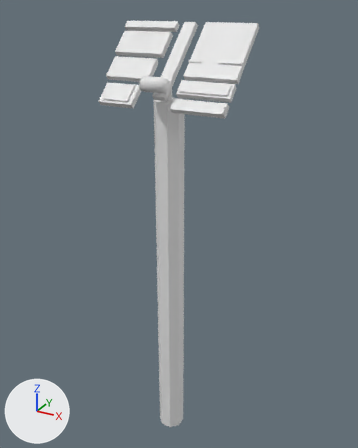
Two versions of the FBX model Assets/Models/Balloon/ControlPanel/controlPanel.fbx, one commit apart.
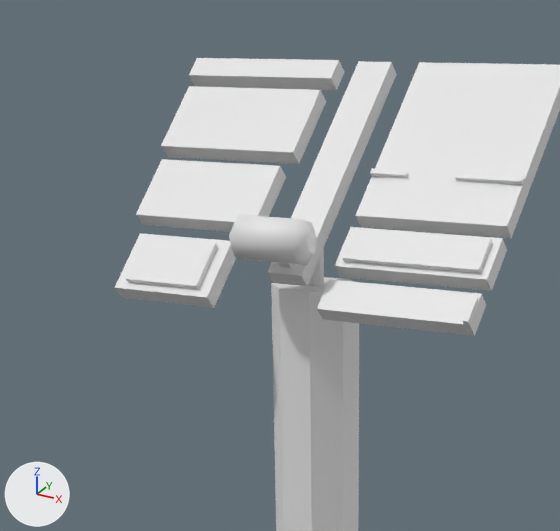
The first picture shows the older version from a 50 mm lens placed at (0.638, -1.109, 1.278), pointed at (-0.002, 0.055, 0.697). The close-ups show the older and then the newer version on the part from 16% to 71% of the width and 0% to 42% of the height of that picture. Only the edits that show in the close-ups are written down. Arrows for +X, +Y and +Z are at lower left; the lights stay in place. Where no turn or scale is listed for an object, it has been applied to the vertices.

Before the edit, the objects in view are built like this:
```python
ob_arrowl = bpy.data.objects.new('ArrowL', me_scene_006)
ob_arrowl.location = (0.0, 0.0, 0.0)
ob_boilertemp = bpy.data.objects.new('BoilerTemp', me_scene_005)
ob_boilertemp.location = (0.0, 0.0, 0.0)
ob_button = bpy.data.objects.new('Button', me_scene_017)
ob_button.location = (0.0, 0.0, 0.0)
ob_cooler = bpy.data.objects.new('Cooler', me_scene_010)
ob_cooler.location = (0.0, 0.0, 0.0)
ob_currentaltitude = bpy.data.objects.new('CurrentAltitude', me_scene_008)
ob_currentaltitude.location = (0.0, 0.0, 0.0)
ob_currentbase = bpy.data.objects.new('CurrentBase', me_scene)
ob_currentbase.location = (0.0, 0.0, 0.0)
ob_fuel = bpy.data.objects.new('Fuel', me_scene_003)
ob_fuel.location = (0.0, 0.0, 0.0)
ob_safealtitude = bpy.data.objects.new('SafeAltitude', me_scene_013)
ob_safealtitude.location = (0.0, 0.0, 0.0)
# me_scene
# before: 2 (-0.037, 0.111, 1.242) at pixel (339, 60), 3 (-0.193, 0.121, 1.232), 4 (-0.037, 0.121, 1.232) at pixel (344, 72), 7 (-0.193, 0.111, 1.242) at pixel (196, 57)
# also in view: 'StarterButton' at (-0.115, -0.057, 1.078); 'ThrottleHandle' at (0.0, -0.063, 1.099); 'StarterBase' at (-0.115, -0.05, 1.071); 'ControlPanel' at (0.0, 0.0, 0.557); 'ThrottleBase' at (0.001, 0.033, 1.154)
```
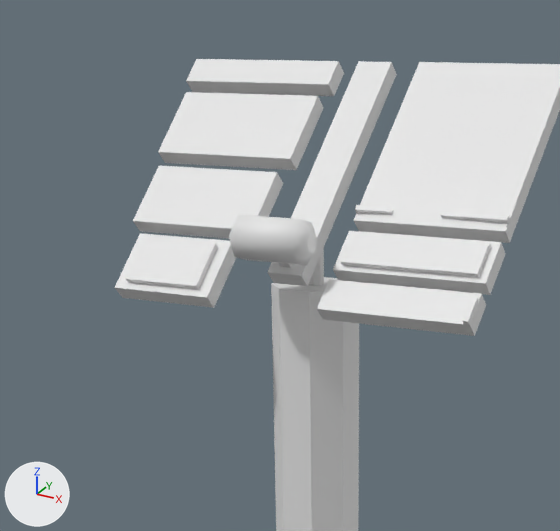
Where the change shows, as pixel boxes (x1, y1, x2, y2) in the close-ups (560 x 531 px; the box of a moved part takes in the faces that stretch with it):
```json
{"object": "BoilerTemp", "change": "reshaped", "before": [355, 62, 560, 238], "after": [354, 62, 560, 243]}
{"object": "CurrentAltitude", "change": "moved", "before": [161, 86, 326, 164], "after": [158, 92, 324, 170]}
{"object": "SafeAltitude", "change": "moved", "before": [136, 159, 286, 232], "after": [133, 166, 283, 239]}
{"object": "Button", "change": "moved", "before": [342, 229, 492, 274], "after": [341, 232, 491, 277]}
{"object": "CurrentBase", "change": "reshaped, moved", "before": [189, 58, 344, 90], "after": [186, 59, 344, 96], "on screen": "15% taller"}
{"object": "Cooler", "change": "moved", "before": [335, 227, 507, 291], "after": [333, 231, 506, 295]}
{"object": "ArrowL", "change": "moved", "before": [370, 168, 408, 177], "after": [355, 205, 393, 214]}
{"part": 1, "of": "me_scene", "change": "moved or reshaped", "before": [189, 58, 344, 90], "after": [186, 59, 344, 95]}
```

Scene script edits in JSON lines:
```json
{"block": "me_scene_005", "where": "# used by ob_boilertemp; location = (0.0, 0.0, 0.0)"}
{"op": "remove", "block": "me_scene_005", "code": "me_scene_005.from_pydata(...)  # 28 vertices, 26 faces; spans x 0.045..0.185, y -0.0086..0.1206, z 1.1121..1.2413"}
{"op": "add", "block": "me_scene_005", "code": "me_scene_005.from_pydata(...)  # 32 vertices, 30 faces; spans x 0.045..0.1851, y -0.0121..0.1209, z 1.1086..1.2416"}
{"block": "me_scene_005", "change": "me_scene_005 part 3: the whole mesh is rebuilt"}
{"block": "me_scene", "where": "# used by ob_currentbase; location = (0.0, 0.0, 0.0)"}
{"op": "remove", "block": "me_scene", "code": "me_scene.from_pydata(...)  # 8 vertices, 6 faces; spans x -0.193..-0.037, y 0.096..0.121, z 1.217..1.242"}
{"op": "add", "block": "me_scene", "code": "me_scene.from_pydata(...)  # 8 vertices, 6 faces; spans x -0.193..-0.037, y 0.096..0.126, z 1.217..1.246"}
{"block": "me_scene", "change": "me_scene part 1"}
{"op": "add", "block": "me_scene", "code": "for i in [2, 3, 4, 7]: me_scene.vertices[i].co += Vector((0.0, 0.004, 0.004))"}
{"block": "me_scene_013", "where": "# used by ob_safealtitude; location = (0.0, 0.0, 0.0)"}
{"op": "remove", "block": "me_scene_013", "code": "me_scene_013.from_pydata(...)  # 8 vertices, 6 faces; spans x -0.1788..-0.0499, y -0.0199..0.0357, z 1.1009..1.1564"}
{"op": "add", "block": "me_scene_013", "code": "me_scene_013.from_pydata(...)  # 8 vertices, 6 faces; spans x -0.1788..-0.0499, y -0.025..0.0306, z 1.0957..1.1513"}
{"block": "me_scene_013", "change": "me_scene_013 part 2: the whole mesh is moved by (0.0, -0.0051, -0.0051)"}
{"op": "set", "path": "ob_currentbase.location", "old": "(0.0, 0.0, 0.0)", "new": "(0.0, -0.005, -0.005)"}
{"op": "set", "path": "ob_currentaltitude.location", "old": "(0.0, 0.0, 0.0)", "new": "(0.0, -0.005, -0.005)"}
{"op": "set", "path": "ob_cooler.location", "old": "(0.0, 0.0, 0.0)", "new": "(0.0, -0.003, -0.003)"}
{"op": "set", "path": "ob_button.location", "old": "(0.0, 0.0, 0.0)", "new": "(0.0, -0.003, -0.003)"}
{"op": "set", "path": "ob_arrowl.location", "old": "(0.0, 0.0, 0.0)", "new": "(0.0, -0.023, -0.023)"}
```
